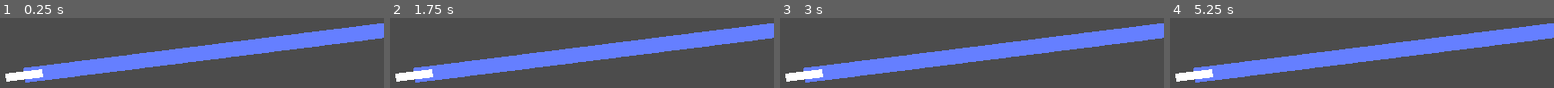
Above: before the commit, frames 1-4 (left to right).
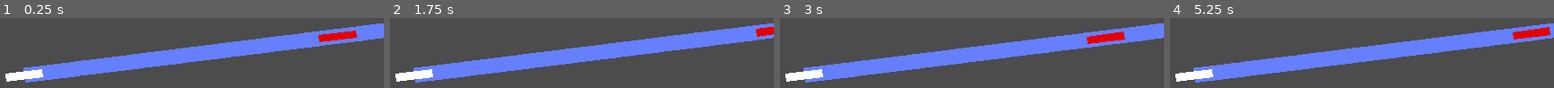
Above: after the commit, the same moments.

Repository: notapixelstudio/flatformer
Game: Godot game, scene res://levels/Move1DPlayground.tscn
Two runs of this game, one before a commit and one after it. Both use one fixed random seed, a clock stepped at 60 frames per second and the inputs below.
Inputs:
- Up to frame 1 (0.25 s): no input
- Up to frame 2 (1.75 s): no input
- Up to frame 3 (3 s): no input
- Up to frame 4 (5.25 s): no input

The runs differ from the first frame. In frame 1, 1.0% of the frame differs, in the area x 82-93%, y 17-35%; in frame 2, 0.5%; in frame 3, 1.1%, in the area x 79-90%, y 19-38%; in frame 4, 1.1%.

Commit message:
a Red Enemy appeared.

Diff:
--- a/godot/levels/Move1DPlayground.tscn
+++ b/godot/levels/Move1DPlayground.tscn
@@ -11,6 +11,23 @@
 [ext_resource path="res://actors/physics/Move.tscn" type="PackedScene" id=9]
 [ext_resource path="res://actors/physics/Stop.tscn" type="PackedScene" id=10]
 
+[sub_resource type="Animation" id=1]
+resource_name = "wander"
+length = 3.0
+loop = true
+tracks/0/type = "value"
+tracks/0/path = NodePath(".:unit_offset")
+tracks/0/interp = 1
+tracks/0/loop_wrap = true
+tracks/0/imported = false
+tracks/0/enabled = true
+tracks/0/keys = {
+"times": PoolRealArray( 0, 1.5 ),
+"transitions": PoolRealArray( 1, 1 ),
+"update": 0,
+"values": [ 0.7619, 0.9405 ]
+}
+
 [node name="1DPlayground" type="Node2D"]
 __meta__ = {
 "_edit_horizontal_guides_": [ 960.0, 1280.0, 168.0, -264.0, -432.0, -488.0, -360.0, -792.0, -1320.0 ],
@@ -22,25 +39,46 @@
 curve = ExtResource( 1 )
 
 [node name="1DController" type="PathFollow2D" parent="Path2D"]
-rotation = 3.14159
+rotation = -0.124457
 loop = false
 script = ExtResource( 2 )
 
 [node name="PlayerTransformer" type="RemoteTransform2D" parent="Path2D/1DController"]
 remote_path = NodePath("../../../1DActor")
 
+[node name="RedController" type="PathFollow2D" parent="Path2D"]
+position = Vector2( 861.545, -107.782 )
+rotation = -0.124451
+offset = 864.849
+loop = false
+script = ExtResource( 2 )
+
+[node name="EnemyTransformer" type="RemoteTransform2D" parent="Path2D/RedController"]
+remote_path = NodePath("../../../TheRe1D")
+
+[node name="AnimationPlayer" type="AnimationPlayer" parent="Path2D/RedController"]
+autoplay = "wander"
+anims/wander = SubResource( 1 )
+
 [node name="Line2D" type="Line2D" parent="Path2D"]
 width = 40.0
 texture_mode = -1185043872
 script = ExtResource( 3 )
 
+[node name="TheRe1D" parent="." instance=ExtResource( 4 )]
+position = Vector2( 1600.06, 643.17 )
+rotation = -0.124451
+
+[node name="CollisionShape2D" parent="TheRe1D" index="0"]
+color = Color( 0.898039, 0, 0, 1 )
+
 [node name="1DActor" parent="." instance=ExtResource( 4 )]
-editor/display_folded = true
 position = Vector2( 738.518, 750.952 )
-rotation = 3.14159
+rotation = -0.124457
 motion/sync_to_physics = true
 
 [node name="Controller" type="Node" parent="1DActor"]
+editor/display_folded = true
 
 [node name="Left" parent="1DActor/Controller" instance=ExtResource( 5 )]
 action = "left"
@@ -52,6 +90,7 @@
 action = "dash"
 
 [node name="Actions" type="Node" parent="1DActor"]
+editor/display_folded = true
 script = ExtResource( 6 )
 
 [node name="Dash" parent="1DActor/Actions" instance=ExtResource( 7 )]
@@ -75,7 +114,7 @@
 
 [node name="Camera2D" type="Camera2D" parent="."]
 position = Vector2( 738.518, 750.952 )
-rotation = 3.14159
+rotation = -0.124457
 current = true
 [connection signal="handling" from="1DActor/Controller/Left" to="1DActor/Actions" method="set_direction" binds= [ Vector2( -1, 0 ) ]]
 [connection signal="pressed" from="1DActor/Controller/Left" to="1DActor/Actions/Move" method="execute"]
@@ -92,3 +131,5 @@
 [connection signal="finished" from="1DActor/Actions/Dash" to="1DActor/Controller/Right" method="is_holding"]
 [connection signal="started" from="1DActor/Actions/Dash" to="1DActor/Actions/Dash/OffsetLimit" method="set_enabled" binds= [ true ]]
 [connection signal="started" from="1DActor/Actions/Dash/OffsetLimit" to="1DActor/Actions/Dash" method="cancel"]
+
+[editable path="TheRe1D"]
Not shown: 1 places in godot/levels/Move1DPlayground.tscn that only renumber resources
